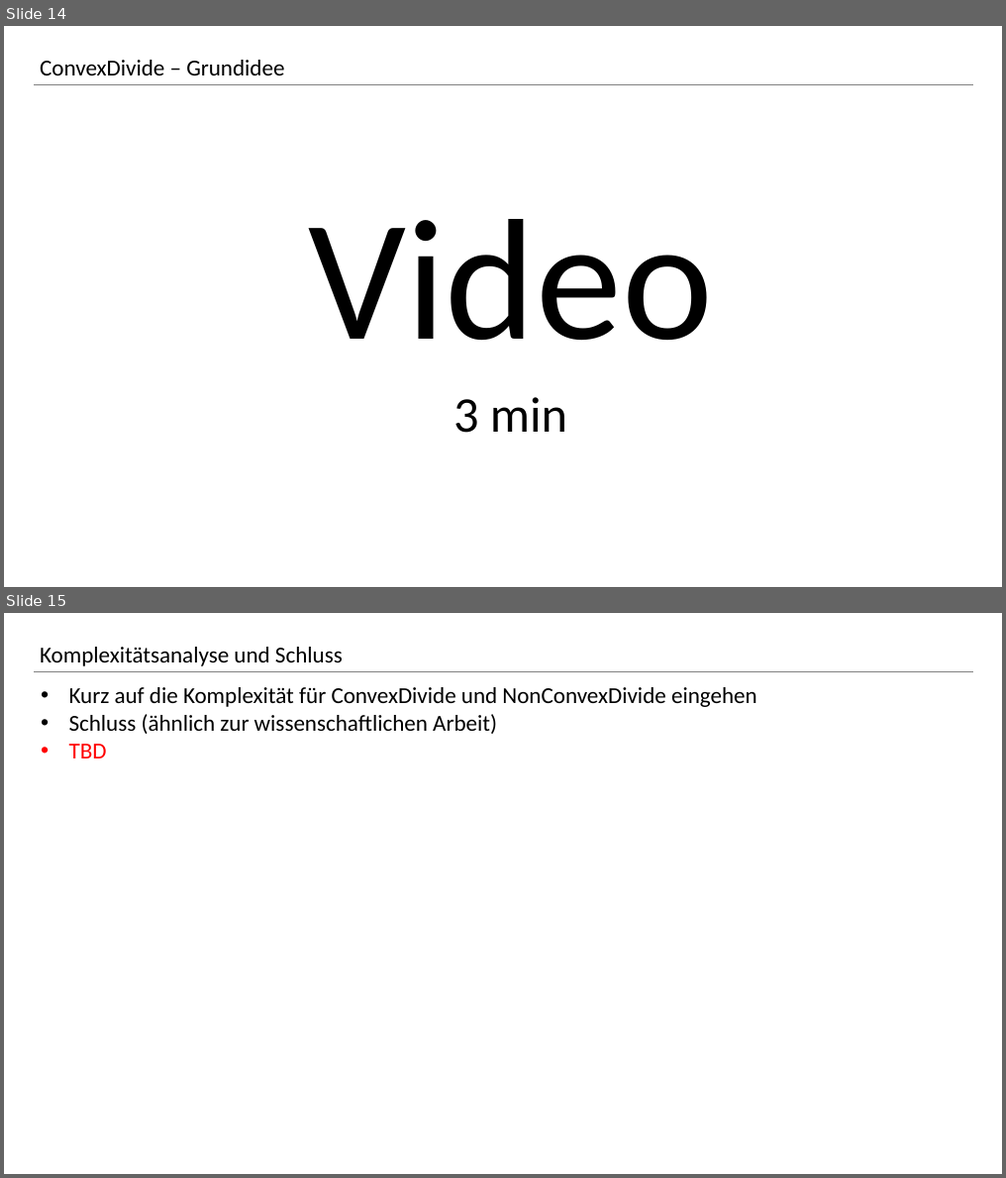
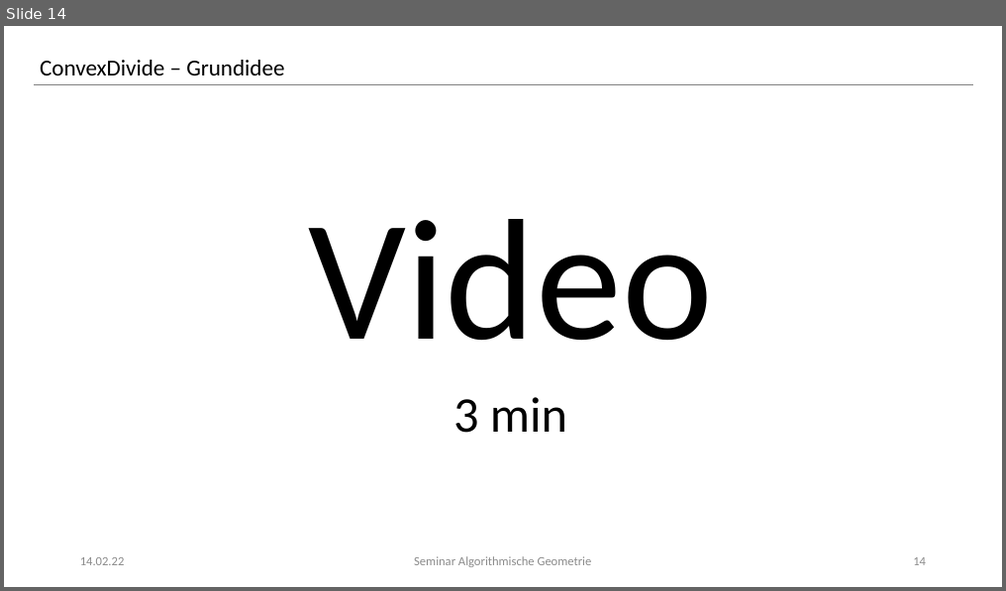
Before and after one commit to rhoentier/Algorithmische-Geometrie, a slide deck: Präsentation/Präsentation.pptx. Shown one above the other, each under a label of ours: slides 14 and 15 before the commit, slide 14 after it. The pictures are 1006x1178 and 1006x591 pixels, drawn with LibreOffice and Linux fonts; fonts in the diff are those of the drawing. Boxes give left, top, right and bottom in pixels: in the first picture for what was removed or moved away, otherwise in the second. Text is boxed around its words. In the diff, an @@ line names an element or a change of style, - is before the commit and + after.

```diff
--- a/Präsentation/Präsentation.pptx
+++ b/Präsentation/Präsentation.pptx
@@ slide 15 removed at [4,613,1002,1174], background #FFFFFF @@
@@ text removed at [40,647,343,666] @@
-Komplexitätsanalyse und Schluss
@@ line removed from (33, 672) to (973, 672) @@
@@ text removed at [69,687,757,759] @@
-• Kurz auf die Komplexität für ConvexDivide und NonConvexDivide eingehen
-• Schluss (ähnlich zur wissenschaftlichen Arbeit)
-• TBD
@@ slide 14 changed as well @@
@@ text added at [80,558,125,566], 12 pt, text #8C8C8C @@
+14.02.22
@@ text added at [414,557,592,568], 12 pt, text #8C8C8C @@
+Seminar Algorithmische Geometrie
@@ page number added at [913,558,926,566], 12 pt, text #8C8C8C @@
+14
```
Also in this commit, not shown: 12 other slides changed, 3 slides added, 1 other slide removed.
